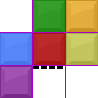
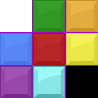
Layers edited between the first and the second 98x98 image:
painted on "Colors" over [33, 33, 98, 98]
painted on "Tiles" over [33, 66, 65, 98]
